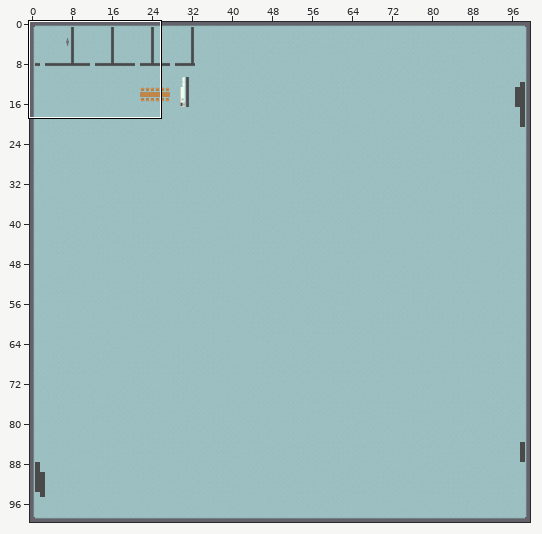
Two states of a Tiled map, maps/clab_map.tmx. The first picture is a wide view before the edit; the outline marks the close-up.
Close-up. Before:
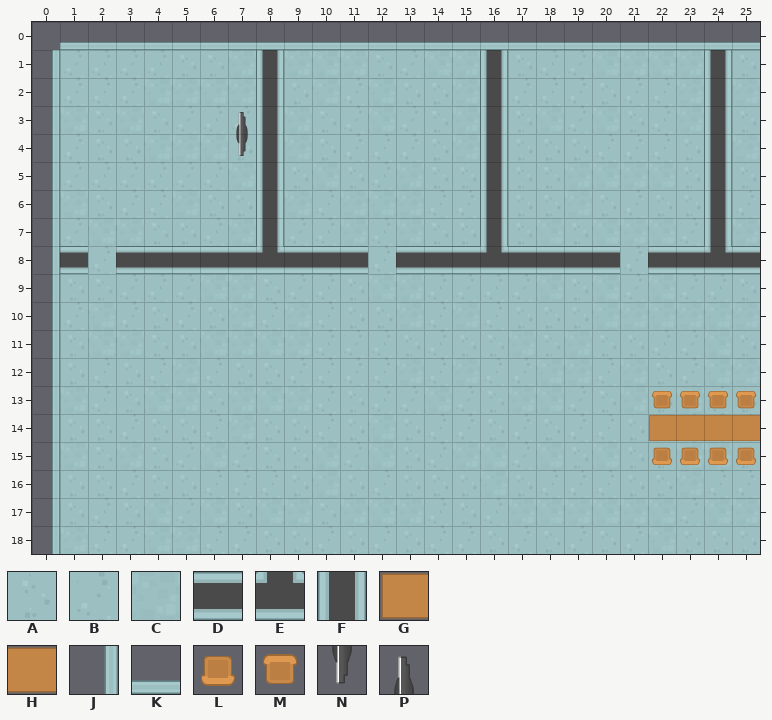
Cells are 64x64 px. Shown: x 0..25, y 0..18. The commit also changed other parts of the map, which this record leaves out.
Key: from "tiles": A 6, B 7, C 9, D 281, E 283, F 308, G 452, H 453, J 497, K 524, L 528, M 528 turned 180, N 531 turned 270, P 532 turned 270.
_ is an empty cell, # one hidden under a higher layer.
Layers that did not change in this view are not listed.
Layer "Floor" before, first column x 0:
 0 __________________________
 1 _BBBBAAC#CCCABCC#ABBCCCC#A
 2 _BBBCCCC#ACBCAAC#BBBABBC#C
 3 _CACABBB#CABCBAC#ACBCABC#A
 4 _BAACCCA#CABBBAC#AAABBBA#C
 5 _BBBBBBC#ACABCAA#AACCCCA#A
 6 _CABBCAA#CBCCCBB#AACABAA#B
 7 _BCCAABC#BBCBCAA#ACACCCB#C
 8 _#B#########B########B####
 9 _AABBBCCABBACCBBBBCACBCBBA
10 _BCBABACBCBAACBCBAAACCCCCC
11 _ACCAACCCCBBBABAACACAABBCA
12 _ABABCBAABBBBCBCBBCCBCABCC
13 _CBACCACCCBABBCBACCBACACBA
14 _AABAABCAABACABBABABBACBBB
15 _CACABCBAACBCABCCBCACAACCA
16 _AABAABBBACABAAACABBBAACBB
17 _ABACBCACCACCCBABCCCCCCBCC
18 _CBBCCBBAABABABBABABABCAAA
Layer "Walls" before, first column x 0:
 0 _KKKKKKKKKKKKKKKKKKKKKKKKK
 1 J_______F_______F_______F_
 2 J_______F_______F_______F_
 3 J______PF_______F_______F_
 4 J______NF_______F_______F_
 5 J_______F_______F_______F_
 6 J_______F_______F_______F_
 7 J_______F_______F_______F_
 8 JD_DDDDDEDDD_DDDEDDDD_DDED
 9 J_________________________
10 J_________________________
11 J_________________________
12 J_________________________
13 J_____________________MMMM
14 J_____________________GHHH
15 J_____________________LLLL
16 J_________________________
17 J_________________________
18 J_________________________
Once edited:
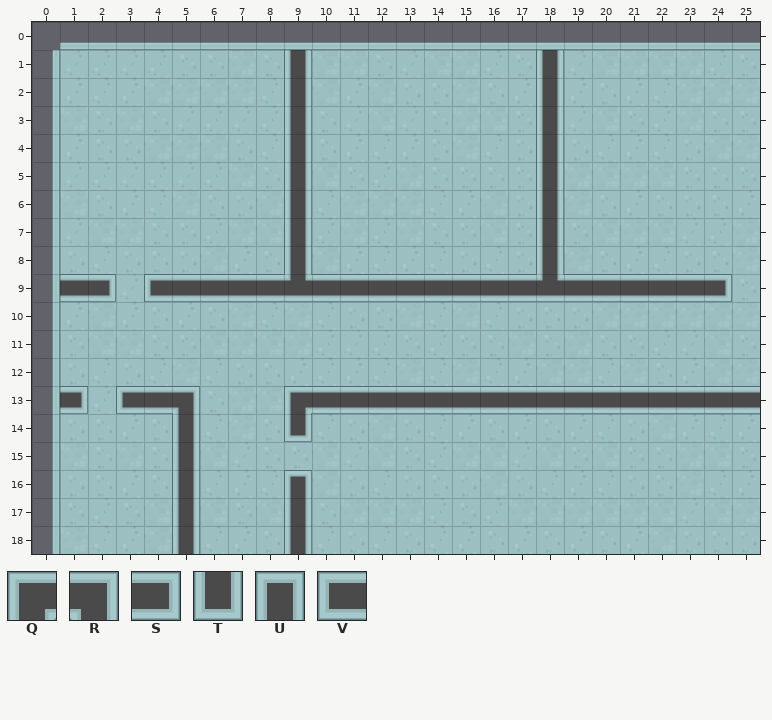
Further tiles: from "tiles": Q 279, R 280, S 284, T 285, U 311, V 312.
Diff:
{"where": "layer \"Floor\""}
{"y":1,"x":16,"old":"#","new":"B"}
{"where": "layer \"Walls\""}
{"y":1,"x":8,"old":"F_","new":"_F"}
{"y":1,"x":16,"old":"F","new":"_"}
{"y":1,"x":18,"old":"_","new":"F"}
{"y":1,"x":24,"old":"F","new":"_"}
{"y":2,"x":8,"old":"F_","new":"_F"}
{"y":2,"x":16,"old":"F","new":"_"}
{"y":2,"x":18,"old":"_","new":"F"}
{"y":2,"x":24,"old":"F","new":"_"}
{"y":3,"x":7,"old":"PF_","new":"__F"}
{"y":3,"x":16,"old":"F","new":"_"}
{"y":3,"x":18,"old":"_","new":"F"}
{"y":3,"x":24,"old":"F","new":"_"}
{"y":4,"x":7,"old":"NF_","new":"__F"}
{"y":4,"x":16,"old":"F","new":"_"}
{"y":4,"x":18,"old":"_","new":"F"}
{"y":4,"x":24,"old":"F","new":"_"}
{"y":5,"x":8,"old":"F_","new":"_F"}
{"y":5,"x":16,"old":"F","new":"_"}
{"y":5,"x":18,"old":"_","new":"F"}
{"y":5,"x":24,"old":"F","new":"_"}
{"y":6,"x":8,"old":"F_","new":"_F"}
{"y":6,"x":16,"old":"F","new":"_"}
{"y":6,"x":18,"old":"_","new":"F"}
{"y":6,"x":24,"old":"F","new":"_"}
{"y":7,"x":8,"old":"F_","new":"_F"}
{"y":7,"x":16,"old":"F","new":"_"}
{"y":7,"x":18,"old":"_","new":"F"}
{"y":7,"x":24,"old":"F","new":"_"}
{"y":8,"x":1,"old":"D","new":"_"}
{"y":8,"x":3,"old":"DDDDDEDDD","new":"______F__"}
{"y":8,"x":13,"old":"DDDEDDDD","new":"_____F__"}
{"y":8,"x":22,"old":"DDED","new":"____"}
{"y":9,"x":1,"old":"__","new":"DS"}
{"y":9,"x":4,"old":"_____________________","new":"VDDDDEDDDDDDDDEDDDDDS"}
{"y":13,"x":1,"old":"_","new":"S"}
{"y":13,"x":3,"old":"___","new":"VDR"}
{"y":13,"x":9,"old":"_____________MMMM","new":"QDDDDDDDDDDDDDDDD"}
{"y":14,"x":5,"old":"_","new":"F"}
{"y":14,"x":9,"old":"_","new":"T"}
{"y":14,"x":22,"old":"GHHH","new":"____"}
{"y":15,"x":5,"old":"_","new":"F"}
{"y":15,"x":22,"old":"LLLL","new":"____"}
{"y":16,"x":5,"old":"_","new":"F"}
{"y":16,"x":9,"old":"_","new":"U"}
{"y":17,"x":5,"old":"_","new":"F"}
{"y":17,"x":9,"old":"_","new":"F"}
{"y":18,"x":5,"old":"_","new":"F"}
{"y":18,"x":9,"old":"_","new":"F"}
{"label":"changed","picture_box":[60,50,760,302]}
{"label":"added","picture_box":[60,386,88,414]}
{"label":"added","picture_box":[116,386,200,554]}
{"label":"changed","picture_box":[284,386,760,465]}
{"label":"added","picture_box":[284,470,312,554]}
